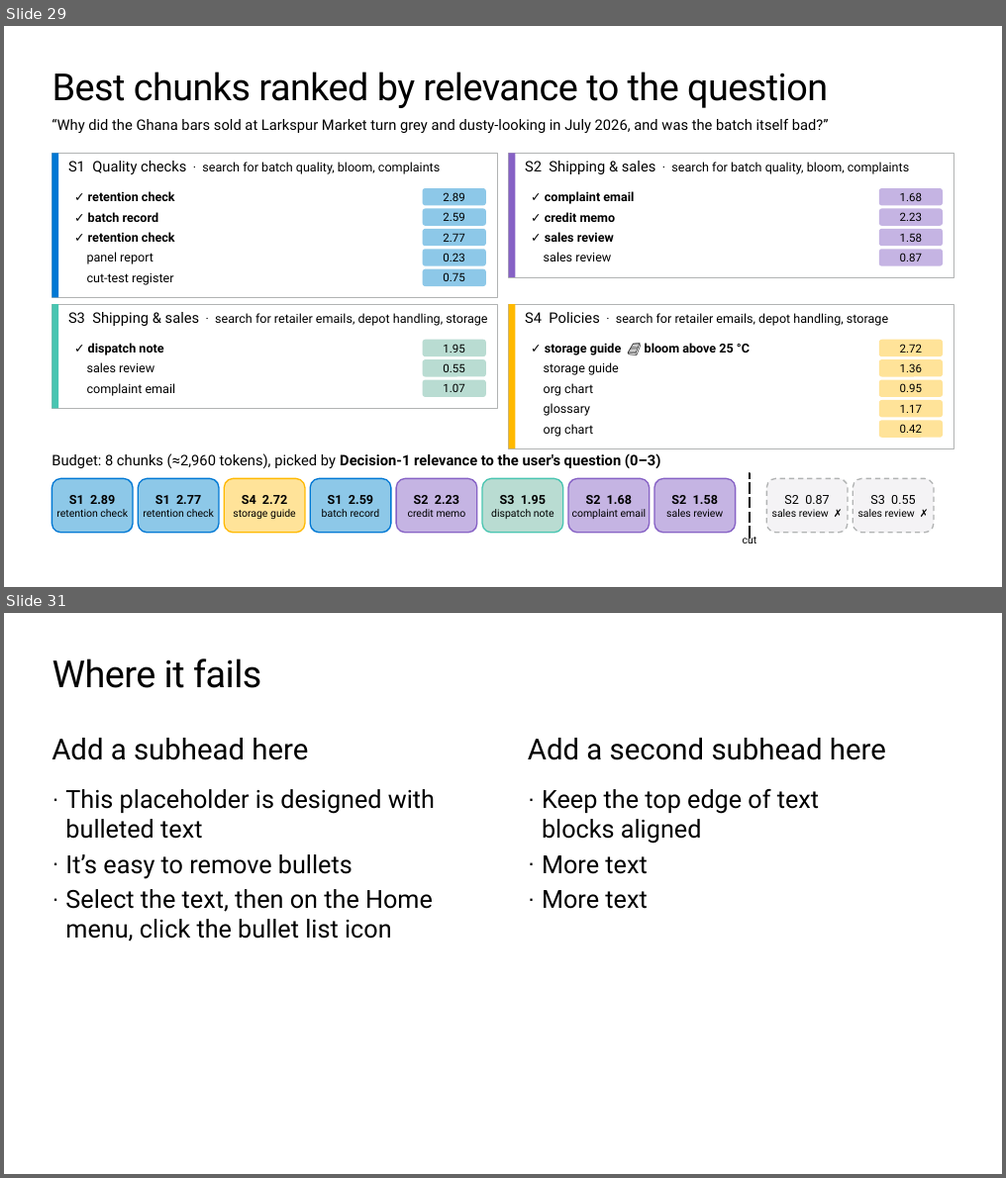
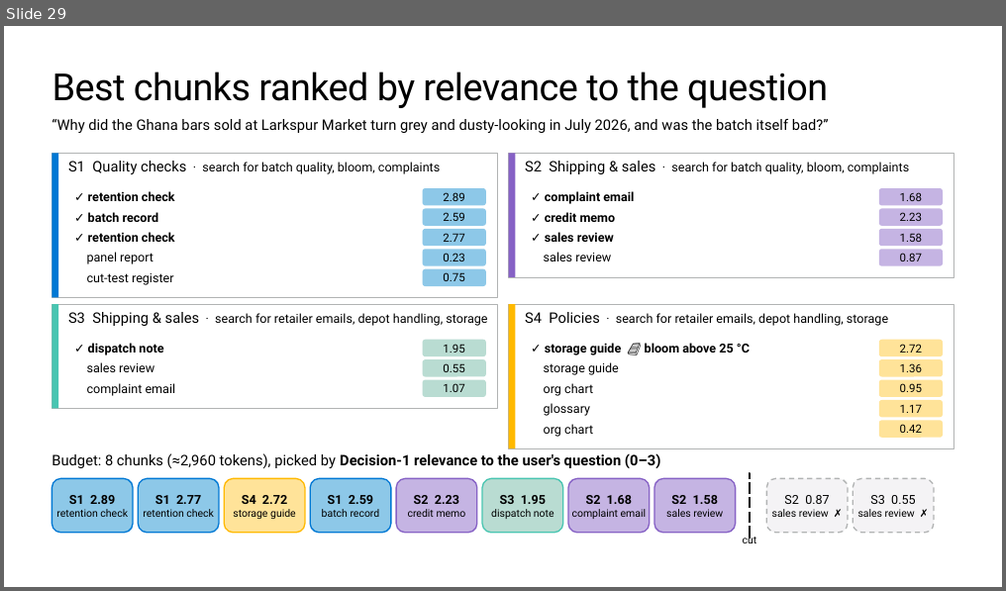
Before and after one commit to microsoft/ignite26-BRK300-building-agentic-retrieval-from-diy-to-foundry-iq, a slide deck: IgniteBRK300-WorkingDeck.pptx. Shown one above the other, each under a label of ours: slides 29 and 31 before the commit, slide 29 after it; the slides between them are not shown. The pictures are 1006x1178 and 1006x591 pixels, drawn with LibreOffice and Linux fonts; fonts in the diff are those of the drawing; background and template pictures are left out. Boxes give left, top, right and bottom in pixels: in the first picture for what was removed or moved away, otherwise in the second. Text is boxed around its words. In the diff, an @@ line names an element or a change of style, - is before the commit and + after.

```diff
--- a/IgniteBRK300-WorkingDeck.pptx
+++ b/IgniteBRK300-WorkingDeck.pptx
@@ slide 31 removed at (4,613,1002,1174), background #FFFFFF @@
@@ title removed at (53,659,261,688) @@
-Where it fails
@@ text removed at (52,738,308,761) @@
-Add a subhead here
@@ text removed at (528,738,886,761) @@
-Add a second subhead here
@@ text removed at (65,789,435,942) @@
-· This placeholder is designed with bulleted text
-· It’s easy to remove bullets
-· Select the text, then on the Home menu, click the bullet list icon
@@ text removed at (542,789,819,909) @@
-· Keep the top edge of text blocks aligned
-· More text
-· More text
```
Also in this commit, not shown: 10 slides added, 9 other slides removed, 1 other file.
